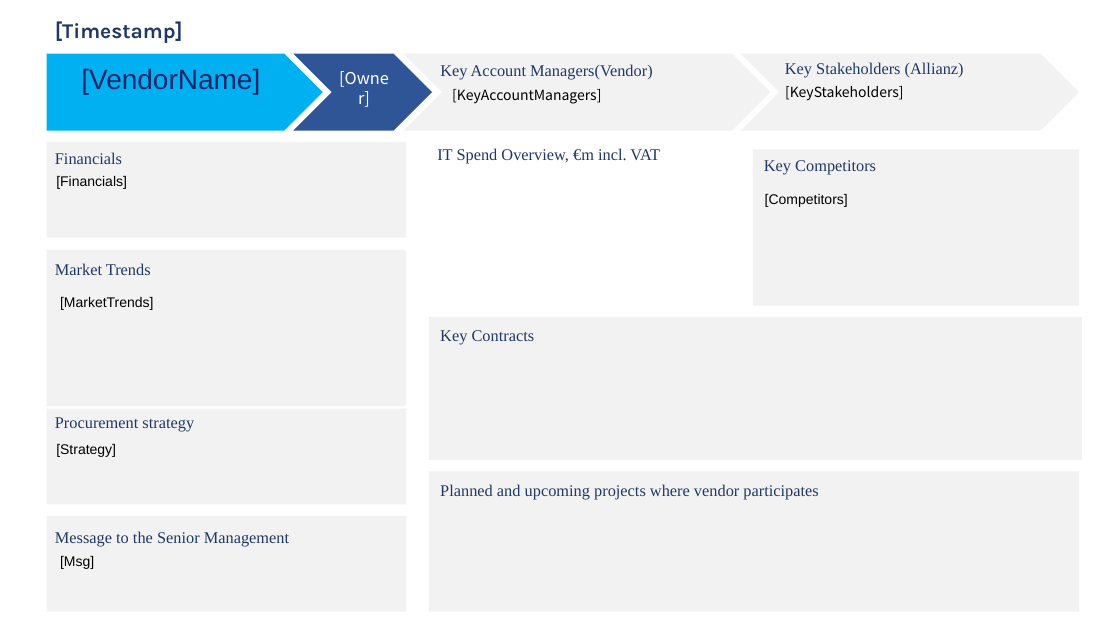
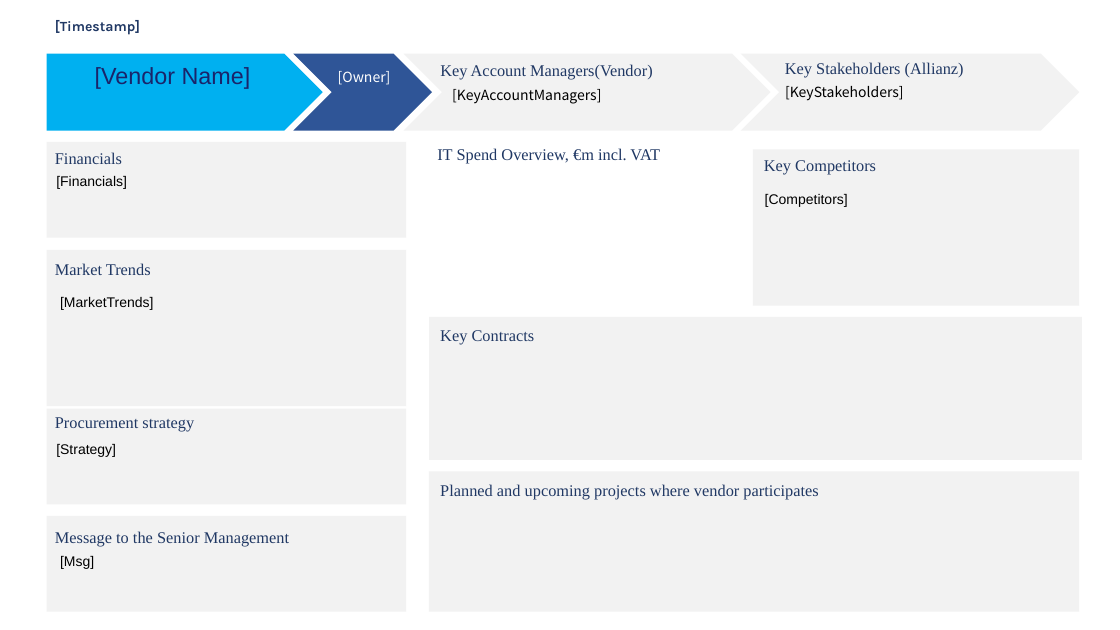
Before and after one commit to Bahncard/Fact_Sheet_Automation, a slide deck: slide 1 of pptx_template/vendor_template.pptx. Drawn at 1120x630 pixels with LibreOffice and Linux fonts; fonts in the diff are those of the drawing. Boxes give left, top, right and bottom in pixels: in the first picture for what was removed or moved away, otherwise in the second. Text is boxed around its words. In the diff, an @@ line names an element or a change of style, - is before the commit and + after.

```diff
--- a/pptx_template/vendor_template.pptx
+++ b/pptx_template/vendor_template.pptx
@@ text "[Timestamp]" at box(55, 20, 140, 35): size 18 to 12 pt @@
@@ text at box(95, 67, 251, 89): text changed; size 24 to 20 pt @@
-[VendorName]
+[Vendor Name]
@@ text "[Owner]" at box(338, 71, 391, 85): size 14 to 12 pt @@
```
Also in this commit, not shown: 2 other files.
